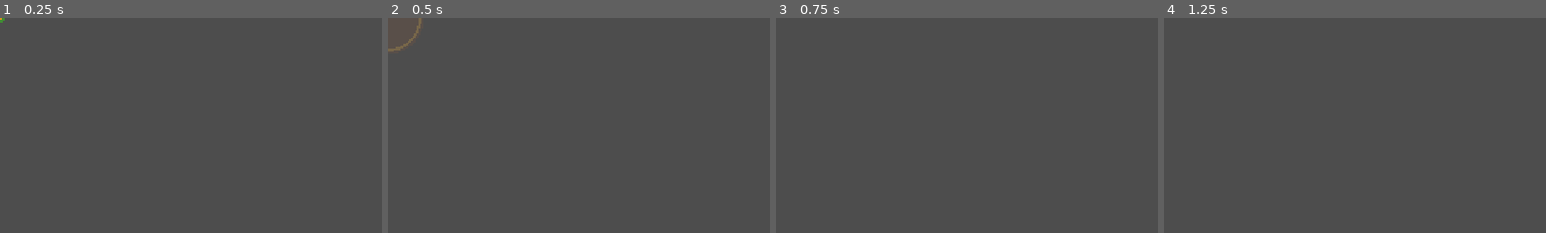
Above: before the commit, frames 1-4 (left to right).
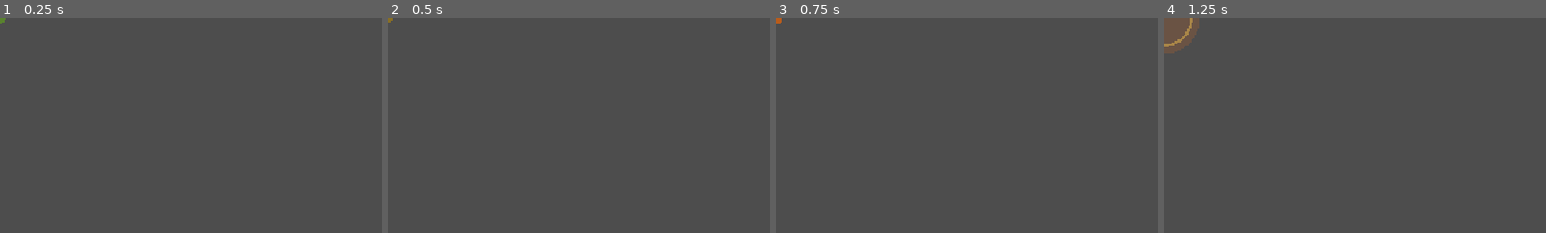
Above: after the commit, the same moments.

Repository: StelarHalfing/dungeons-of-mythvolt
Game: Godot game, scene res://scenes/Grenade.tscn
Same seed, same stepped clock (60 frames per second), same inputs: the game is played once before the commit and once after it. This scene is started directly instead of the project's main scene.
Inputs:
- Up to frame 1 (0.25 s): no input
- Up to frame 2 (0.5 s): no input
- Up to frame 3 (0.75 s): tap Enter at 0.5 s; hold D from 0.53 s (still down)
- Up to frame 4 (1.25 s): keep holding D
The pictures show only the part of the screen within x 0-50%, y 0-50%; the shares and areas given below are measured in that part.

The runs differ from the first frame. In frame 1, less than 0.1% of the frame differs, in the area x 0-2%, y 0-3%; in frame 2, 0.2%; in frame 3, less than 0.1%; in frame 4, 1.2%, in the area x 0-10%, y 0-17%.

Commit message:
Rework Grenade: thrown arc, cluster+lead targeting, retuned damage/cooldown
- Grenade now travels from the player's position to its landing spot
  instead of spawning directly on the target, then charges for 1s
  (was an instant 0.3s fuse at the spawn point) before exploding,
  with a pulsing charge-up visual that intensifies toward detonation.
- GrenadeCaster now targets the densest cluster of enemies within
  blast radius rather than the nearest enemy, and leads each target
  by predicting where it'll actually be once the grenade lands (using
  its own speed/chase-AI), since enemies never stand still - this is
  what makes multi-enemy blasts reliably land instead of the group
  having walked out from under it by detonation time.
- Damage retuned: base 22.0 -> 35.0, max-level (12) target raised
  from ~half a Minotaur's HP to ~2/3 (200), gain adjusted so the
  climb per level is gentler off the higher base.
- Cooldown retuned: gain raised so max-level cooldown lands on
  exactly 2s (was ~9s), base (level 1, 15s) unchanged.

Diff:
--- a/scripts/GameManager.gd
+++ b/scripts/GameManager.gd
@@ -112,13 +112,19 @@
 		"display_name": "Grenade",
 		"description": "Lobs a grenade onto a nearby enemy that explodes once for heavy AoE damage.",
 		"start_level": 0,
-		# damage tuned so a single un-upgraded throw (level 1: first pick
-		# applies no gain, see level_up_weapon()) one-shots a Goblin (20
-		# HP), and max level (12) deals ~half a Minotaur's 300 HP (150) in
-		# one burst hit - see the level-12 math in chat. projectile_count
-		# gets +1 every 3rd level same as Laser Pistol/Tornado.
-		"base": {"damage": 22.0, "size": 60.0, "speed": 1.0 / 15.0, "projectile_count": 1.0},
-		"gain": {"damage": 11.6364, "size": 5.0, "speed": 0.004},
+		# damage tuned so a single un-upgraded throw (base raised from 22.0
+		# to 35.0 for a punchier early game; first pick applies no gain,
+		# see level_up_weapon()) one-shots a Goblin (20 HP), and max level
+		# (12) deals ~2/3 of a Minotaur's 300 HP (200) in one burst hit:
+		# 35.0 + 11 * 15.0 = 200.0 exactly. Gain lowered from 16.1818 to
+		# 15.0 so the climb per level is gentler now that base is higher.
+		# speed here is casts/sec (cooldown = 1/speed): base 1/15 = 15s
+		# cooldown at level 1, gain 13/330 per level so level 12 lands on
+		# exactly 2s: 1/15 + 11 * (13/330) = 22/330 + 143/330 = 165/330 =
+		# 0.5 -> 1/0.5 = 2.0s. projectile_count gets +1 every 3rd level
+		# same as Laser Pistol/Tornado.
+		"base": {"damage": 35.0, "size": 60.0, "speed": 1.0 / 15.0, "projectile_count": 1.0},
+		"gain": {"damage": 15.0, "size": 5.0, "speed": 13.0 / 330.0},
 		"speed_label": "cooldown",
 		"max_level": 12,
 	},
--- a/scripts/Grenade.gd
+++ b/scripts/Grenade.gd
@@ -1,31 +1,56 @@
 extends Area2D
 
-# Spawned by GrenadeCaster on top of a nearby enemy. Sits through a
-# brief fuse (small pulsing telegraph), then explodes: deals damage
-# once to everything overlapping within `radius`, shows a brief
-# expanding blast ring, and frees itself. Unlike Tornado (which
-# lingers and ticks), this is a single burst hit - see
-# GameManager.WEAPON_DEFS["grenade"] for the level-1/level-12 damage
-# targets it's tuned against.
+# Thrown by GrenadeCaster from the player's position. Travels to the
+# target (THROWN), then sits through a charging-up fuse once landed
+# (FUSE) before exploding once - deals damage to everything
+# overlapping within `radius`, shows a brief expanding blast ring,
+# and frees itself. Unlike Tornado (which lingers and ticks), this is
+# a single burst hit - see GameManager.WEAPON_DEFS["grenade"] for the
+# level-1/level-12 damage targets it's tuned against.
 
-var damage: float = 22.0
+var damage: float = 35.0
 var radius: float = 60.0
 
-const FUSE_TIME := 0.3
+const THROW_SPEED := 600.0
+const MIN_THROW_TIME := 0.1
+const FUSE_TIME := 1.0
 const BLAST_VISUAL_TIME := 0.25
 
-enum State { FUSE, BLAST }
-var state: State = State.FUSE
+enum State { THROWN, FUSE, BLAST }
+var state: State = State.THROWN
 var state_elapsed: float = 0.0
+
+var throw_start: Vector2 = Vector2.ZERO
+var throw_target: Vector2 = Vector2.ZERO
+var throw_duration: float = MIN_THROW_TIME
 
 func _ready() -> void:
 	var shape := CircleShape2D.new()
 	shape.radius = radius
 	$CollisionShape2D.shape = shape
 
+# Called by GrenadeCaster right after add_child() (global_position
+# needs the node already in the tree to resolve correctly - same
+# reasoning as every other runtime-spawned effect in this project,
+# see GrenadeCaster.gd). Kicks off the flight from the player's
+# position to the landing spot; duration scales with distance so a
+# longer throw takes visibly longer to arrive instead of teleporting.
+func start_throw(from: Vector2, to: Vector2) -> void:
+	throw_start = from
+	throw_target = to
+	global_position = from
+	throw_duration = max(MIN_THROW_TIME, from.distance_to(to) / THROW_SPEED)
+
 func _process(delta: float) -> void:
 	state_elapsed += delta
 	match state:
+		State.THROWN:
+			var t: float = clamp(state_elapsed / throw_duration, 0.0, 1.0)
+			global_position = throw_start.lerp(throw_target, t)
+			if t >= 1.0:
+				global_position = throw_target
+				state = State.FUSE
+				state_elapsed = 0.0
 		State.FUSE:
 			if state_elapsed >= FUSE_TIME:
 				_explode()
@@ -43,10 +68,22 @@
 
 func _draw() -> void:
 	match state:
+		State.THROWN:
+			# No real height axis in this top-down game, so the "lob"
+			# is just a scale bump peaking at the midpoint of the
+			# flight - reads as an arc without needing actual 3D.
+			var t: float = clamp(state_elapsed / throw_duration, 0.0, 1.0)
+			var arc: float = sin(t * PI)
+			draw_circle(Vector2.ZERO, radius * 0.06 * (1.0 + arc), Color(0.25, 0.55, 0.2, 1.0))
 		State.FUSE:
-			var pulse: float = 0.6 + 0.4 * sin(state_elapsed * 20.0)
+			# Charging up: pulse speeds up and shifts from green toward
+			# red as `p` nears 1, so the instant before detonation is
+			# unmistakable rather than a flat repeating blink.
+			var p: float = clamp(state_elapsed / FUSE_TIME, 0.0, 1.0)
+			var pulse: float = 0.6 + 0.4 * sin(state_elapsed * (8.0 + p * 24.0))
+			var charge_color: Color = Color(0.25, 0.55, 0.2, 1.0).lerp(Color(1.0, 0.25, 0.05, 1.0), p)
 			draw_circle(Vector2.ZERO, radius * 0.14, Color(0.25, 0.55, 0.2, 1.0))
-			draw_circle(Vector2.ZERO, radius * 0.14 * pulse, Color(1.0, 0.6, 0.1, 0.8))
+			draw_circle(Vector2.ZERO, radius * (0.14 + 0.1 * p) * pulse, charge_color)
 		State.BLAST:
 			var t: float = state_elapsed / BLAST_VISUAL_TIME
 			draw_circle(Vector2.ZERO, radius, Color(1.0, 0.45, 0.1, 0.35 * (1.0 - t)))
--- a/scripts/GrenadeCaster.gd
+++ b/scripts/GrenadeCaster.gd
@@ -1,14 +1,23 @@
 extends Node2D
 
 # Child of Player (sibling of Forcefield/TornadoCaster). On a cooldown,
-# lobs a Grenade.tscn onto the nearest enemy - same nearest-enemy
-# targeting as TornadoCaster. Inactive until the "grenade" weapon has
-# been picked at least once (level > 0). Every 3rd level (see
-# GameManager.level_up_weapon()) also lobs an extra grenade at an
-# additional nearby enemy per cooldown, via projectile_count - same
-# idea as the Laser Pistol/Tornado.
+# throws a Grenade.tscn from the player's position toward a target -
+# unlike Tornado/Laser Pistol (which just target the nearest
+# enemies), grenade targeting favors the densest cluster of enemies
+# within blast radius, since a single grenade hits everything in its
+# radius and a "nearest enemy" pick could waste that on a lone
+# straggler while a real group stands two steps further out.
+# Inactive until the "grenade" weapon has been picked at least once
+# (level > 0). Every 3rd level (see GameManager.level_up_weapon())
+# also throws an extra grenade at another dense cluster per cooldown,
+# via projectile_count - same idea as the Laser Pistol/Tornado.
 
 @export var grenade_scene: PackedScene = preload("res://scenes/Grenade.tscn")
+# Referenced (not duplicated) so THROW_SPEED/FUSE_TIME used for lead
+# prediction below can never drift out of sync with Grenade.gd's own
+# values - GDScript exposes a preloaded script's top-level consts via
+# dot access same as class_name would, without needing one.
+const GrenadeScript := preload("res://scripts/Grenade.gd")
 
 var cast_timer: float = 0.0
 
@@ -30,15 +39,14 @@
 		return
 
 	var player: Node2D = get_parent()
-	enemies.sort_custom(func(a, b):
-		return player.global_position.distance_squared_to(a.global_position) < player.global_position.distance_squared_to(b.global_position)
-	)
-
+	var blast_radius: float = stats["size"]
 	var grenade_count: int = int(stats.get("projectile_count", 1.0))
 	var throws: int = min(grenade_count, enemies.size())
 	var damage: float = stats["damage"] * GameManager.get_permanent_damage_mult()
+	var predicted: Array = _predict_positions(enemies, player.global_position)
+	var targets: Array = _pick_cluster_targets(predicted, blast_radius, throws, player.global_position)
 
-	for i in range(throws):
+	for target_pos in targets:
 		var grenade = grenade_scene.instantiate()
 		# Set before add_child(): Grenade._ready() builds its
 		# CollisionShape2D from `radius` immediately/synchronously when
@@ -47,6 +55,59 @@
 		# leave the actual hit-detection area stuck at the class
 		# default forever, regardless of weapon level.
 		grenade.damage = damage
-		grenade.radius = stats["size"]
+		grenade.radius = blast_radius
 		get_parent().get_parent().add_child(grenade)
-		grenade.global_position = enemies[i].global_position
+		grenade.start_throw(player.global_position, target_pos)
+
+# Enemies never stand still - Goblin/Minotaur AI always walks straight
+# toward wherever the player currently is (see Goblin._move_toward_
+# player()) - so aiming at today's positions means a group has
+# usually walked out from under the blast by the time it actually
+# goes off (throw travel time plus Grenade.FUSE_TIME's 1s charge-up,
+# often 1.3-1.8s total). Each enemy gets "led" by that same math:
+# its own current distance determines how long a grenade thrown now
+# would take to reach + detonate near it, and it's assumed to keep
+# closing on the player at its own speed for that whole window - an
+# approximation (it breaks down if the player also moves a lot in
+# that time), but a close one, since it's exactly what the AI
+# actually does if the player holds roughly still. Enemies already
+# grouped together end up with near-identical lead times too, so the
+# prediction keeps them clustered instead of scattering the estimate.
+func _predict_positions(enemies: Array, player_pos: Vector2) -> Array:
+	var predicted: Array = []
+	for enemy in enemies:
+		var lead_time: float = player_pos.distance_to(enemy.global_position) / GrenadeScript.THROW_SPEED + GrenadeScript.FUSE_TIME
+		var to_player: Vector2 = (player_pos - enemy.global_position).normalized()
+		var predicted_pos: Vector2 = enemy.global_position + to_player * enemy.speed * lead_time
+		predicted.append({"enemy": enemy, "pos": predicted_pos})
+	return predicted
+
+# Picks up to `count` distinct cluster centers (by predicted position,
+# see _predict_positions()) to throw at, biased toward the densest
+# groups of enemies rather than whichever is nearest to the player.
+# Each pick is the enemy with the most other enemies within
+# blast_radius of its predicted position (ties broken by current
+# distance to `from`, so equally-dense clusters still prefer the
+# closer one); every enemy that pick's blast would already cover is
+# then removed from consideration so the next pick (if any) lands on
+# a fresh cluster instead of re-targeting the same clump.
+func _pick_cluster_targets(predicted: Array, blast_radius: float, count: int, from: Vector2) -> Array:
+	var remaining: Array = predicted.duplicate()
+	var targets: Array = []
+	while targets.size() < count and not remaining.is_empty():
+		var best: Dictionary = remaining[0]
+		var best_score: int = -1
+		var best_dist: float = INF
+		for candidate in remaining:
+			var score: int = 0
+			for other in remaining:
+				if candidate["pos"].distance_to(other["pos"]) <= blast_radius:
+					score += 1
+			var dist: float = from.distance_squared_to(candidate["enemy"].global_position)
+			if score > best_score or (score == best_score and dist < best_dist):
+				best_score = score
+				best_dist = dist
+				best = candidate
+		targets.append(best["pos"])
+		remaining = remaining.filter(func(c): return c["pos"].distance_to(best["pos"]) > blast_radius)
+	return targets
